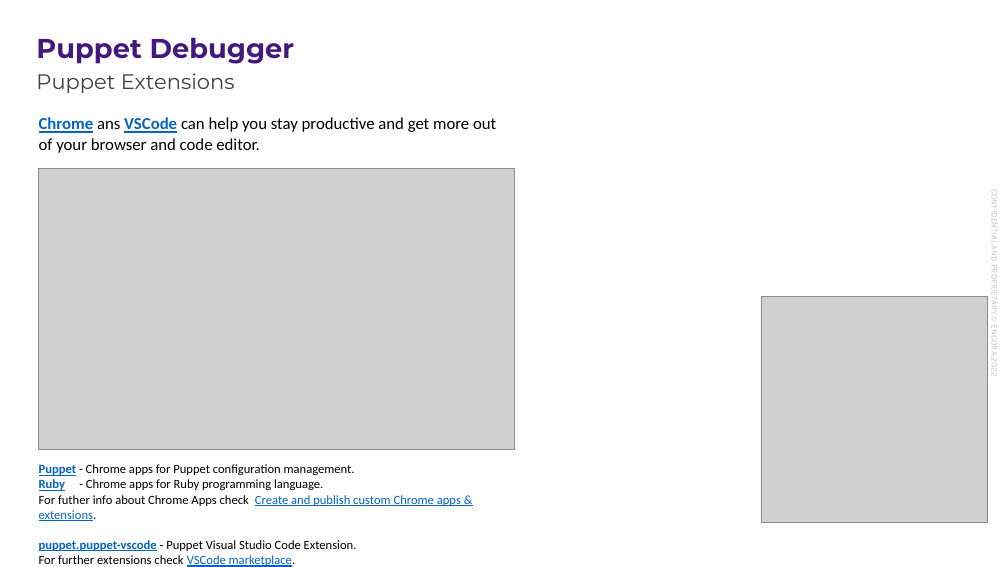
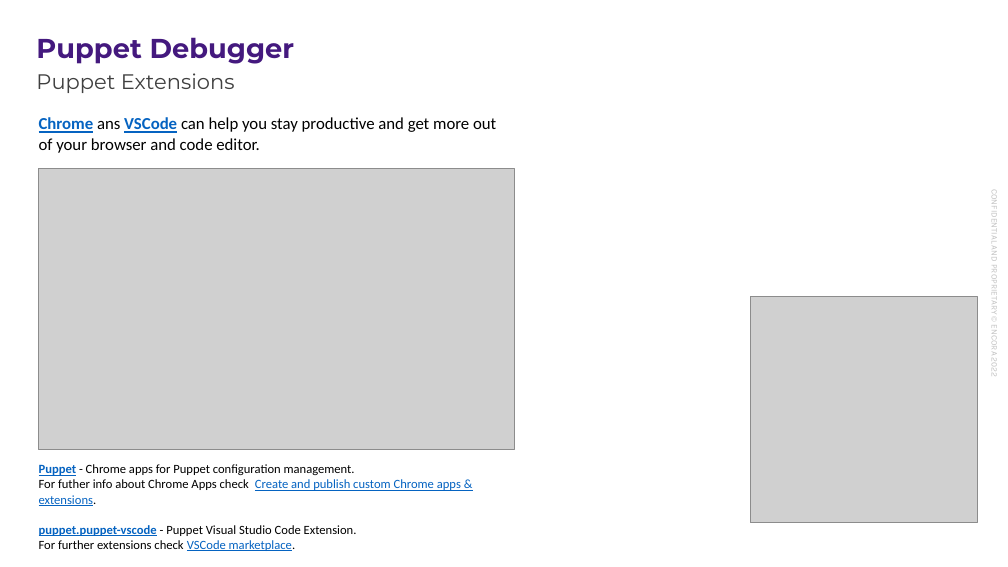
Before and after one commit to enogrob/presentation-puppet-debugger, a slide deck: slide 39 of docs/presentation-puppet-debugger.pptx (slide 38 before the commit). Drawn at 1008x567 pixels with LibreOffice and Linux fonts; fonts in the diff are those of the drawing; grey boxes stand for pictures; background and template pictures are left out. Boxes give left, top, right and bottom in pixels: in the first picture for what was removed or moved away, otherwise in the second. Text is boxed around its words. In the diff, an @@ line names an element or a change of style, - is before the commit and + after.

```diff
--- a/docs/presentation-puppet-debugger.pptx
+++ b/docs/presentation-puppet-debugger.pptx
@@ picture: place and size @@
-picture at box(761, 296, 988, 523)
+picture at box(750, 296, 977, 523)
@@ text at box(39, 464, 461, 551): text changed @@
-Puppet - Chrome apps for Puppet configuration management.
-Ruby - Chrome apps for Ruby programming language.
-For futher info about Chrome Apps check Create and publish custom Chrome apps & extensions.
-puppet.puppet-vscode - Puppet Visual Studio Code Extension.
-For further extensions check VSCode marketplace.
+Puppet - Chrome apps for Puppet configuration management.
+For futher info about Chrome Apps check Create and publish custom Chrome apps & extensions.
+puppet.puppet-vscode - Puppet Visual Studio Code Extension.
+For further extensions check VSCode marketplace.
```
Also in this commit, not shown: 2 other slides changed, 2 slides added, 7 other files.
